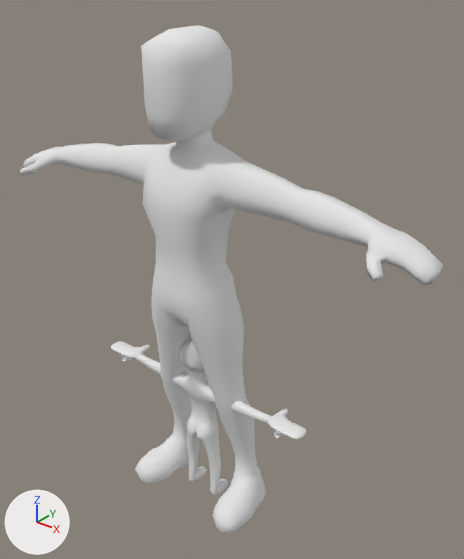
Before and after pictures for a commit that changed the Blender file BlenderModels/KennifiedPlayerModel.blend.
One viewpoint serves both versions: a 50 mm camera at (2.37, -2.67, 3.36) aimed at (0.14, 0.12, 1.64). The lights are fixed; the arrows at lower left show +X, +Y and +Z. The first picture is the older version.

The scene before the commit, as lines of its bpy script (objects in view):
```python
me_characterlargefemale = bpy.data.meshes.new('characterLargeFemale')
me_characterlargefemale.from_pydata(...)  # 462 vertices, 454 faces; spans x 0.0..1.49, y -0.33..0.21, z 0.01..3.09
me_characterlargefemale.polygons.foreach_set('use_smooth', [True] * 454)
me_characterlargefemale.materials.append(mat_skin)  # white #e7e7e7
me_cube_001 = bpy.data.meshes.new('Cube.001')
me_cube_001.from_pydata(...)  # 882 vertices, 913 faces; spans x -0.134..0.824, y -0.168..0.129, z -0.021..1.257
ob_characterlargefemale = bpy.data.objects.new('characterLargeFemale', me_characterlargefemale)
ob_characterlargefemale.location = (0.0, 0.0, 0.0)
_m = ob_characterlargefemale.modifiers.new('Mirror', 'MIRROR')
ob_originalmodel = bpy.data.objects.new('OriginalModel', me_cube_001)
ob_originalmodel.location = (0.0, 0.0, 0.0)
_m = ob_originalmodel.modifiers.new('Mirror', 'MIRROR')
_m = ob_originalmodel.modifiers.new('Subdivision', 'SUBSURF')
```
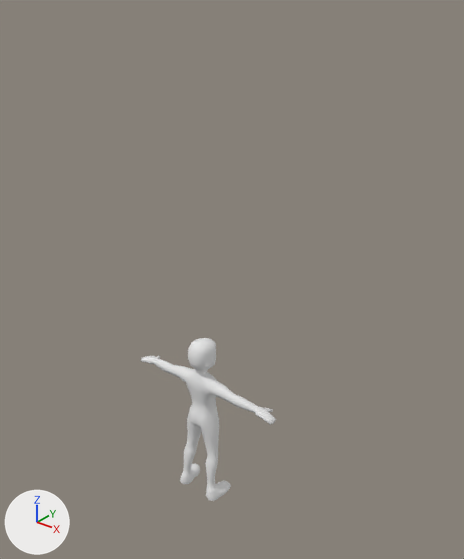
The change, as a diff of the scene's bpy script:
```diff
--- a/BlenderModels/KennifiedPlayerModel.blend.py
+++ b/BlenderModels/KennifiedPlayerModel.blend.py
@@ ob_originalmodel @@
 _m = ob_originalmodel.modifiers.new('Subdivision', 'SUBSURF')
+ob_originalmodel.hide_set(True)
@@ ob_characterlargefemale @@
 ob_characterlargefemale = bpy.data.objects.new('characterLargeFemale', me_characterlargefemale)
-ob_characterlargefemale.location = (0.0, 0.0, 0.0)
+ob_characterlargefemale.location = (0.0, -0.044, 0.0)
+ob_characterlargefemale.rotation_euler = (0.0, 0.0, -3.142)  # degrees (0, 0, -180)
+ob_characterlargefemale.scale = (0.389, 0.389, 0.389)
 _m = ob_characterlargefemale.modifiers.new('Mirror', 'MIRROR')
```

Changed parts and their boxes (x1, y1, x2, y2) in the pictures (464 x 559 px):
'characterLargeFemale', moved, turned, rescaled: before (20, 25, 443, 533); after (141, 338, 276, 501)
'OriginalModel', hidden: before (111, 336, 307, 495)
